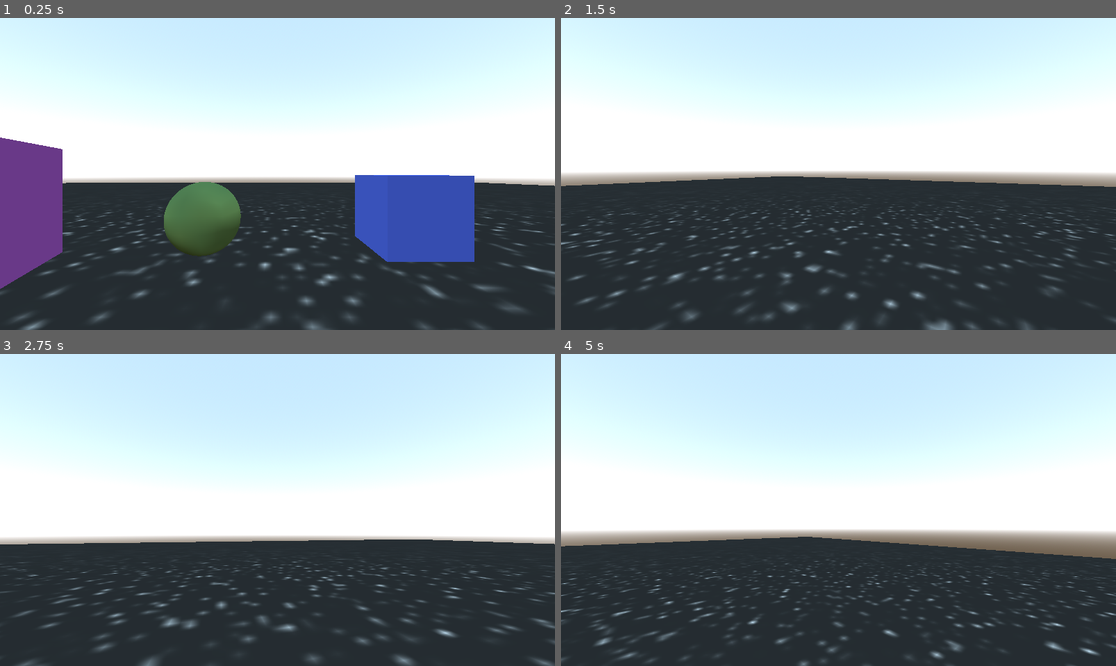
Above: before the commit, frames 1-4 (two rows, left to right).
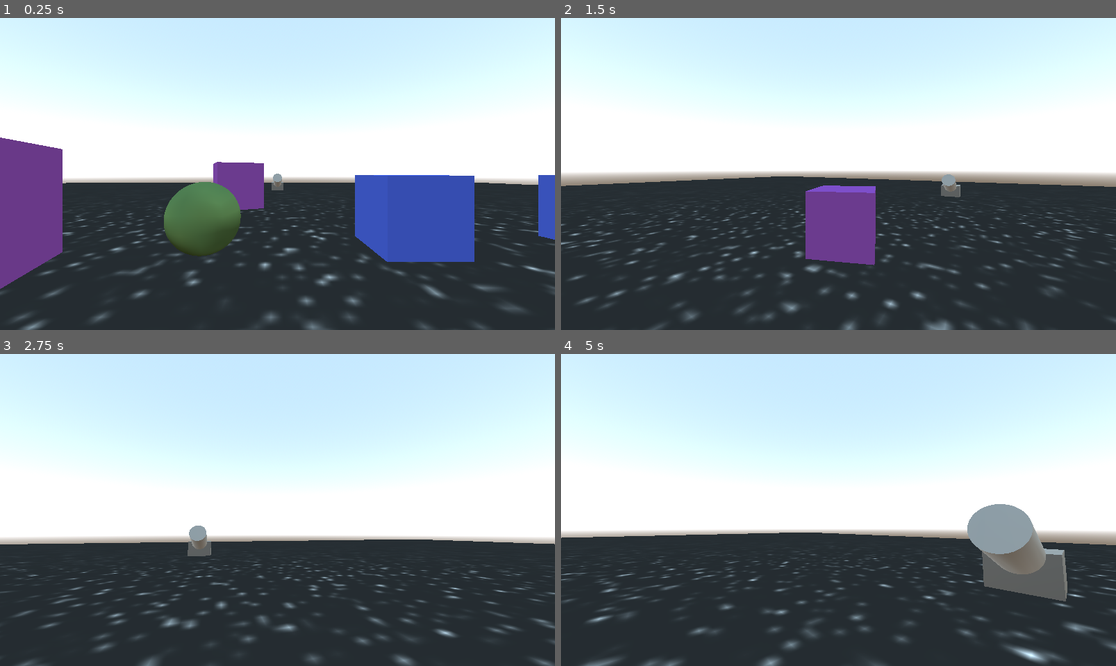
Above: after the commit, the same moments.

Repository: Griiimon/Godot-Rigidbody-Character-Controller
Game: Godot game, scene res://game.tscn
Two runs of this game, one before a commit and one after it. Both use one fixed random seed, a clock stepped at 60 frames per second and the inputs below.
Inputs (mouse positions are in pixels of both pictures, inside the frame that each line leads up to):
- Up to frame 1 (0.25 s): no input
- Up to frame 2 (1.5 s): move the mouse to (866, 174) at 0.52 s; hold W (move_forward) from 0.53 s (still down); tap Space (jump) at 0.77 s; move the mouse to (810, 174) at 1.27 s
- Up to frame 3 (2.75 s): keep holding W (move_forward); tap Space (jump) at 1.52 s; move the mouse to (288, 503) at 2.02 s
- Up to frame 4 (5 s): keep holding W (move_forward); move the mouse to (832, 516) at 2.77 s; tap Space (jump) at 3.02, 3.77, 4.52 s; move the mouse to (877, 513) at 3.52 s; move the mouse to (794, 506) at 4.27 s

The runs differ from the first frame. In frame 1, 1.8% of the frame differs, in the area x 38-100%, y 46-72%; in frame 2, 3.3%; in frame 3, 0.3%; in frame 4, 9.4%, in the area x 0-100%, y 48-100%.

Commit message:
add cannon

Diff:
--- /dev/null
+++ b/cannon.gd
@@ -0,0 +1,14 @@
+extends StaticBody3D
+
+const CANNONBALL = preload("res://cannonball.tscn")
+
+@export var shot_force: float= 10.0
+
+@onready var muzzle = $MeshInstance3D/Muzzle
+
+
+func shoot():
+	var obj: RigidBody3D= CANNONBALL.instantiate()
+	obj.position= muzzle.global_position
+	get_tree().current_scene.add_child(obj)
+	obj.linear_velocity= muzzle.global_basis.y * shot_force
--- /dev/null
+++ b/cannon.tscn
@@ -0,0 +1,47 @@
+[gd_scene load_steps=7 format=3 uid="uid://srku21ygtf8b"]
+
+[ext_resource type="Script" path="res://cannon.gd" id="1_86qy6"]
+
+[sub_resource type="BoxShape3D" id="BoxShape3D_ykhgt"]
+size = Vector3(2, 1, 2)
+
+[sub_resource type="StandardMaterial3D" id="StandardMaterial3D_31td2"]
+albedo_color = Color(0.572988, 0.572988, 0.572988, 1)
+metallic = 0.73
+roughness = 0.43
+
+[sub_resource type="CylinderMesh" id="CylinderMesh_weiqu"]
+material = SubResource("StandardMaterial3D_31td2")
+
+[sub_resource type="StandardMaterial3D" id="StandardMaterial3D_c3vi6"]
+albedo_color = Color(0.396889, 0.396889, 0.396889, 1)
+metallic = 0.73
+roughness = 0.43
+
+[sub_resource type="BoxMesh" id="BoxMesh_rbvsu"]
+material = SubResource("StandardMaterial3D_c3vi6")
+size = Vector3(1.5, 1, 1.5)
+
+[node name="Cannon" type="StaticBody3D"]
+script = ExtResource("1_86qy6")
+shot_force = 25.0
+
+[node name="CollisionShape3D" type="CollisionShape3D" parent="."]
+shape = SubResource("BoxShape3D_ykhgt")
+
+[node name="MeshInstance3D" type="MeshInstance3D" parent="."]
+transform = Transform3D(1, 0, 0, 0, 0.324, -0.946057, 0, 0.946057, 0.324, 0, 0.830101, 1.70867)
+mesh = SubResource("CylinderMesh_weiqu")
+
+[node name="Muzzle" type="Marker3D" parent="MeshInstance3D"]
+transform = Transform3D(1, 0, 0, 0, 1, 0, 0, 0, 1, 0, 1.385, 0)
+
+[node name="MeshInstance3D2" type="MeshInstance3D" parent="."]
+transform = Transform3D(1, 0, 0, 0, 1, 0, 0, 0, 1, 0, 0.0517251, 0)
+mesh = SubResource("BoxMesh_rbvsu")
+
+[node name="Timer" type="Timer" parent="."]
+wait_time = 3.0
+autostart = true
+
+[connection signal="timeout" from="Timer" to="." method="shoot"]
--- /dev/null
+++ b/cannonball.tscn
@@ -0,0 +1,28 @@
+[gd_scene load_steps=4 format=3 uid="uid://bgueq4gyrju6q"]
+
+[sub_resource type="SphereShape3D" id="SphereShape3D_m50ay"]
+
+[sub_resource type="StandardMaterial3D" id="StandardMaterial3D_ypgrv"]
+albedo_color = Color(0.572988, 0.572988, 0.572988, 1)
+metallic = 0.73
+roughness = 0.43
+
+[sub_resource type="SphereMesh" id="SphereMesh_ogxq4"]
+material = SubResource("StandardMaterial3D_ypgrv")
+
+[node name="Cannonball" type="RigidBody3D"]
+transform = Transform3D(1, 0, 0, 0, 1, 0, 0, 0, 1, 0, 1.12625, 2.84119)
+mass = 5.0
+
+[node name="CollisionShape3D" type="CollisionShape3D" parent="."]
+shape = SubResource("SphereShape3D_m50ay")
+
+[node name="MeshInstance3D" type="MeshInstance3D" parent="."]
+mesh = SubResource("SphereMesh_ogxq4")
+
+[node name="Timer" type="Timer" parent="."]
+wait_time = 5.0
+one_shot = true
+autostart = true
+
+[connection signal="timeout" from="Timer" to="." method="queue_free"]
--- a/game.tscn
+++ b/game.tscn
@@ -1,7 +1,8 @@
-[gd_scene load_steps=26 format=3 uid="uid://chmj1r2fp58rx"]
+[gd_scene load_steps=27 format=3 uid="uid://chmj1r2fp58rx"]
 
 [ext_resource type="PackedScene" uid="uid://dqflc3uinnehu" path="res://player.tscn" id="1_lccm6"]
 [ext_resource type="Script" path="res://game.gd" id="1_pegr8"]
+[ext_resource type="PackedScene" uid="uid://srku21ygtf8b" path="res://cannon.tscn" id="3_bfjln"]
 
 [sub_resource type="ProceduralSkyMaterial" id="ProceduralSkyMaterial_0fjvv"]
 
@@ -163,6 +164,18 @@
 mesh = SubResource("BoxMesh_fadny")
 skeleton = NodePath("../CollisionShape3D")
 
+[node name="RigidBody3D5" type="RigidBody3D" parent="Level"]
+transform = Transform3D(1, 0, 0, 0, 0.1, 0, 0, 0, 1, 4.7977, 2.18168, -2.84711)
+collision_layer = 4
+collision_mask = 15
+
+[node name="CollisionShape3D" type="CollisionShape3D" parent="Level/RigidBody3D5"]
+shape = SubResource("BoxShape3D_4dh6i")
+
+[node name="MeshInstance3D" type="MeshInstance3D" parent="Level/RigidBody3D5"]
+mesh = SubResource("BoxMesh_fadny")
+skeleton = NodePath("../CollisionShape3D")
+
 [node name="RigidBody3D3" type="RigidBody3D" parent="Level"]
 transform = Transform3D(1, 0, 0, 0, 1, 0, 0, 0, 1, 1.77064, 2.18168, -2.84711)
 collision_layer = 4
@@ -192,3 +205,21 @@
 transform = Transform3D(0.9256, 0, 0.378503, 0, 1, 0, -0.378503, 0, 0.9256, -6.50034, 0, 0.194748)
 mesh = SubResource("BoxMesh_kfct5")
 skeleton = NodePath("../CollisionShape3D")
+
+[node name="RigidBody3D4" type="RigidBody3D" parent="Level"]
+transform = Transform3D(2, 0, 0, 0, 2, 0, 0, 0, 2, 4.6036, 2.18168, -9.72155)
+collision_layer = 4
+collision_mask = 15
+mass = 100.0
+
+[node name="CollisionShape3D" type="CollisionShape3D" parent="Level/RigidBody3D4"]
+transform = Transform3D(0.9256, 0, 0.378503, 0, 1, 0, -0.378503, 0, 0.9256, -6.50034, 0, 0.194748)
+shape = SubResource("BoxShape3D_b3d35")
+
+[node name="MeshInstance3D" type="MeshInstance3D" parent="Level/RigidBody3D4"]
+transform = Transform3D(0.9256, 0, 0.378503, 0, 1, 0, -0.378503, 0, 0.9256, -6.50034, 0, 0.194748)
+mesh = SubResource("BoxMesh_kfct5")
+skeleton = NodePath("../CollisionShape3D")
+
+[node name="Cannon" parent="Level" instance=ExtResource("3_bfjln")]
+transform = Transform3D(1, 0, 0, 0, 1, 0, 0, 0, 1, 0, 0.551259, -25.6052)
